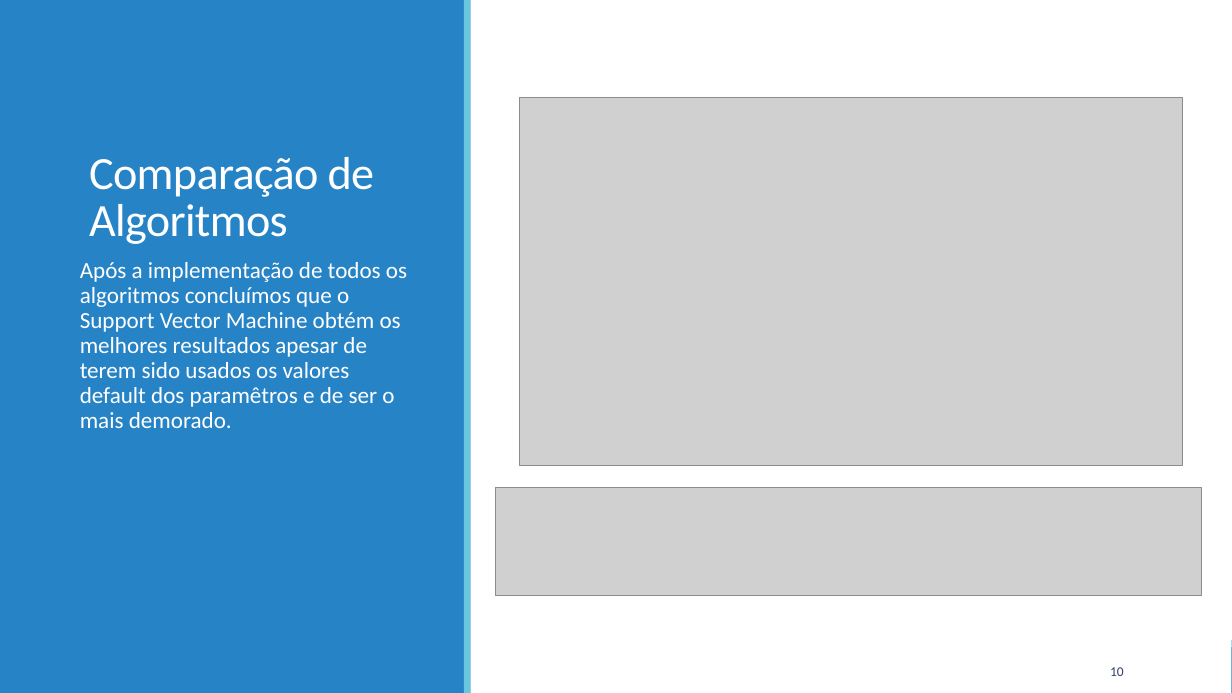
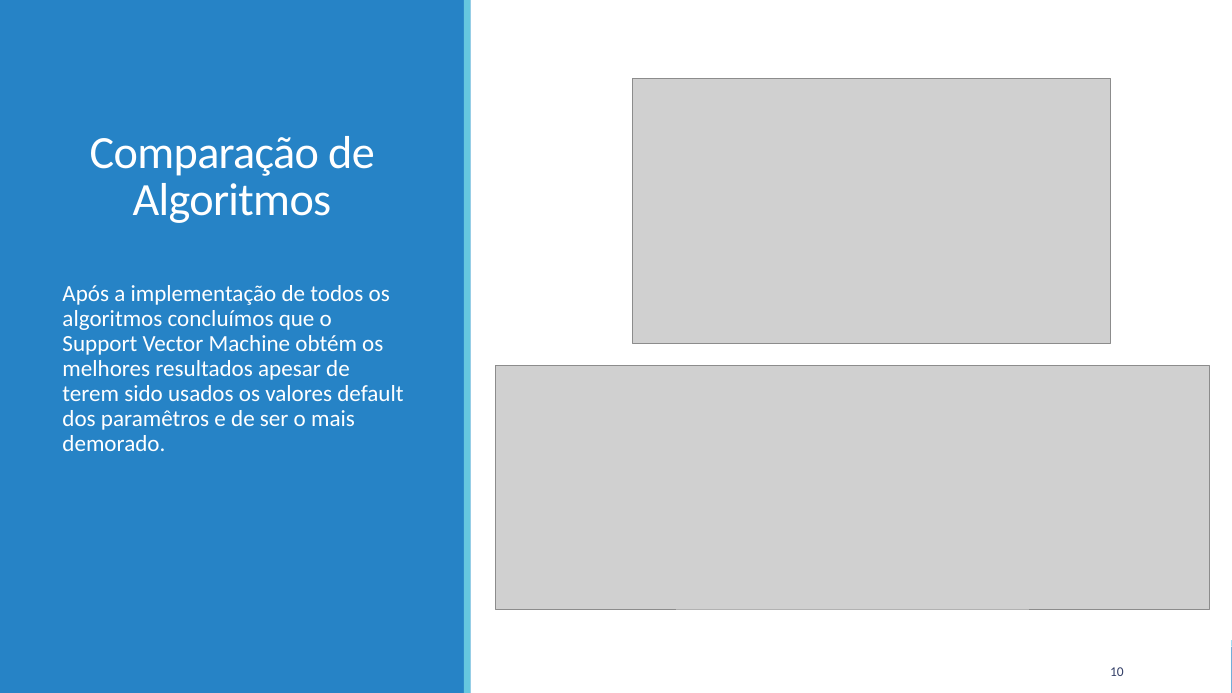
Before and after one commit to pedrovponte/IART-g39, a slide deck: slide 10 of proj2/docs/iartfinal.pptx. Drawn at 1232x693 pixels with LibreOffice and Linux fonts; fonts in the diff are those of the drawing; grey boxes stand for pictures. Boxes give left, top, right and bottom in pixels: in the first picture for what was removed or moved away, otherwise in the second. Text is boxed around its words. In the diff, an @@ line names an element or a change of style, - is before the commit and + after.

Commit message:
details pwp

```diff
--- a/proj2/docs/iartfinal.pptx
+++ b/proj2/docs/iartfinal.pptx
@@ title "Comparação de Algoritmos": place and size @@
-title "Comparação de Algoritmos" at (89, 157, 375, 244)
+title "Comparação de Algoritmos" at (90, 136, 375, 223)
@@ title "Comparação de Algoritmos" at (90, 136, 375, 223): alignment left to centre @@
@@ picture: place and size @@
-picture at (519, 98, 1183, 466)
+picture at (633, 79, 1112, 344)
@@ text "Após a implementação de todos ..." rewrapped from (80, 262, 407, 428) to (62, 285, 403, 451) @@
@@ picture added at (495, 365, 1210, 609) @@
@@ picture removed at (495, 488, 1202, 595) @@
```
